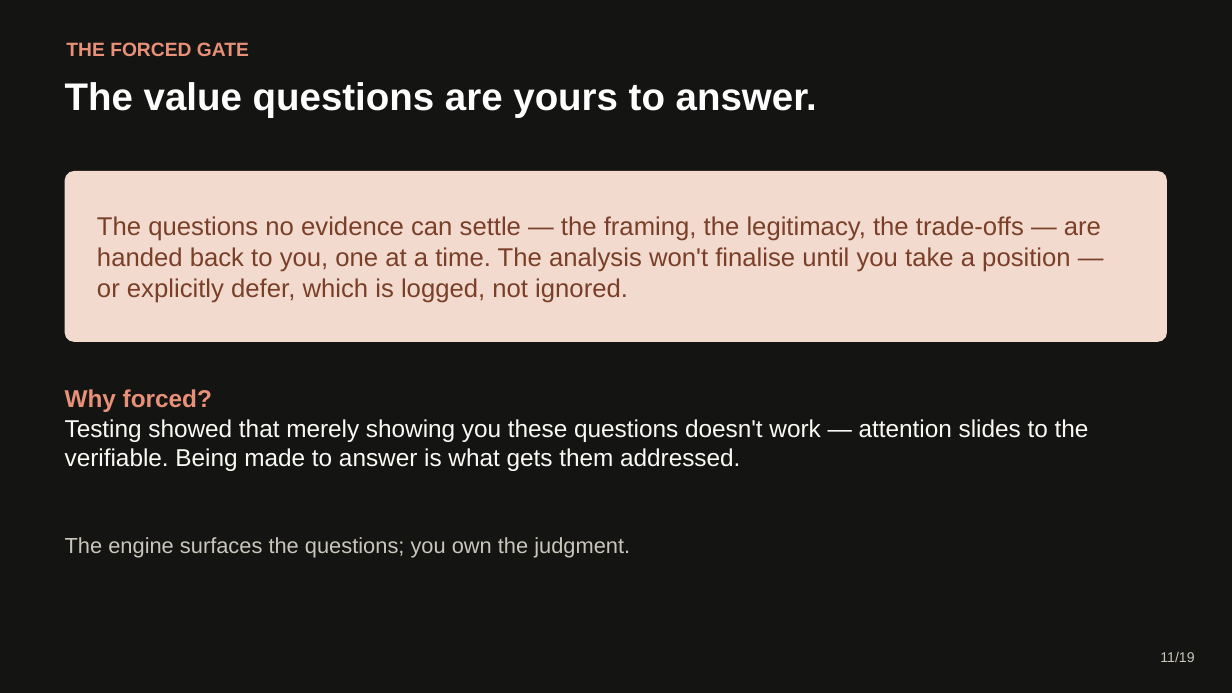
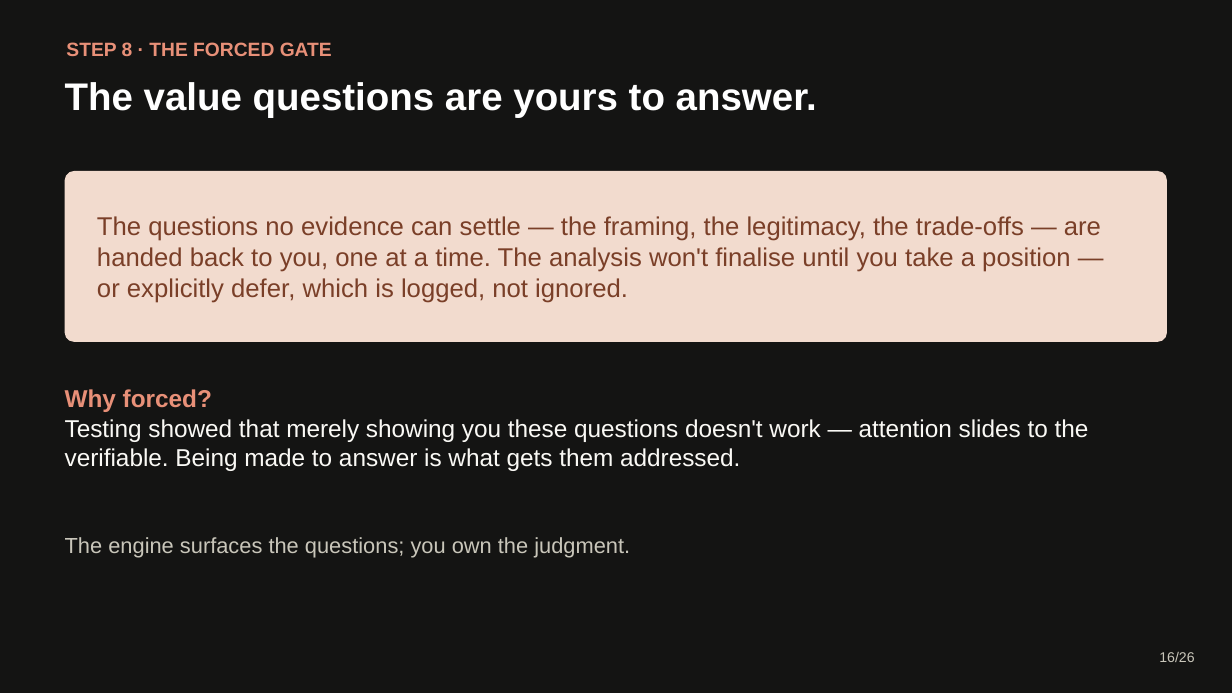
Before and after one commit to ComplexAR/Insight-Engine, a slide deck: slide 16 of Presentation/Insight-Engine-Explainer.pptx (slide 11 before the commit). Drawn at 1232x693 pixels with LibreOffice and Linux fonts; fonts in the diff are those of the drawing. Boxes give left, top, right and bottom in pixels: in the first picture for what was removed or moved away, otherwise in the second. Text is boxed around its words. In the diff, an @@ line names an element or a change of style, - is before the commit and + after.

Commit message:
Update explainer deck, script, and generator
Update the chaptered explainer to the 26-slide build: a uniform 12-box
"How it works" map with the invoking command on every step, the 1-12
numbering, dedicated Render (Step 11) and Track (Step 12) slides, and
the model-choice regrouping (adjudication mechanics followed by the two
model-choice slides).

```diff
--- a/Presentation/Insight-Engine-Explainer.pptx
+++ b/Presentation/Insight-Engine-Explainer.pptx
@@ text at box(66, 42, 332, 56): text changed @@
-THE FORCED GATE
+STEP 8 · THE FORCED GATE
@@ text at box(1159, 652, 1194, 662): text changed @@
-11/19
+16/26
```
Also in this commit, not shown: 17 other slides changed, 8 slides added, 1 slide removed, 2 other files.
